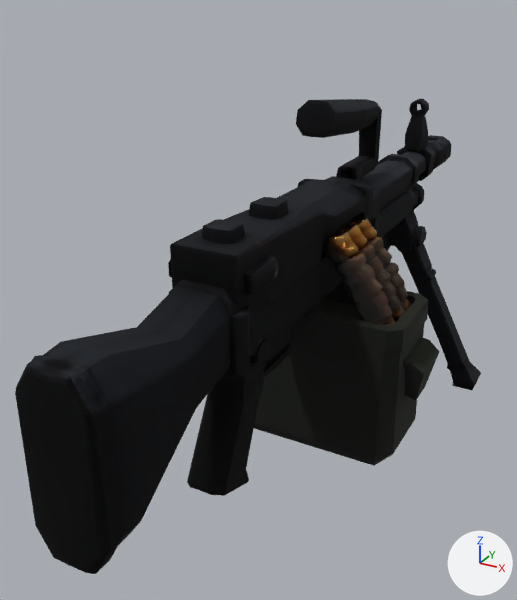
The glTF model addons/arena_weapons/assets/models/lmg.glb: old version first, new version second.
One viewpoint serves both versions: a 50 mm camera at (0.369, -0.599, 0.481) aimed at (-0.074, 0.206, 0.078). Arrows for +X, +Y and +Z are at lower right; the lights stay in place. The older version comes first. Where no turn or scale is listed for an object, it has been applied to the vertices.

Names of what the first picture shows: 'geometry_0'.
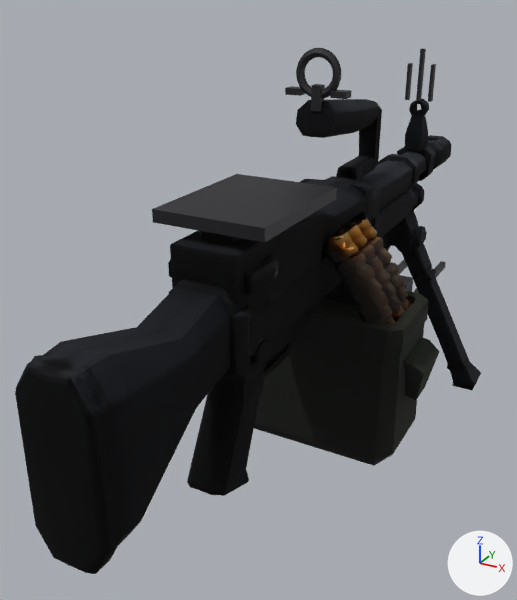
Pixel boxes (x1, y1, x2, y2) of what changed, in the pictures (517 x 600 px):
'feed_cover', added
    after: (152, 174, 337, 242)
'rear_ring', added
    after: (296, 48, 341, 99)
'rear_stem', added
    after: (311, 84, 325, 111)
'front_post', added
    after: (416, 48, 426, 101)
'front_ear1', added
    after: (428, 64, 436, 102)
'front_ear-1', added
    after: (405, 63, 413, 100)
'rear_wing1', added
    after: (330, 90, 351, 99)
'rear_wing-1', added
    after: (285, 86, 305, 96)
'bipod_mount', added
    after: (400, 275, 413, 292)
'bipod_leg1', added
    after: (414, 261, 446, 293)
'bipod_leg-1', added (mostly hidden)
    after: (398, 259, 407, 274)

The change in detail:
Material 'sight_metal' (mat_sight_metal) is new.
Its base color is (0.03, 0.03, 0.035) (dark grey #303035).
Its metallic is 0.6.
Mesh me_cube_009 is new.
It is a box spanning x -0.065..0.065, y -0.085..0.085, z -0.007..0.007.
It uses material mat_sight_metal (dark grey #303035).
Mesh me_cube_008 is new.
It is a box spanning x -0.005..0.005, y -0.095..0.095, z -0.006..0.006.
It uses material mat_sight_metal (dark grey #303035).
Mesh me_cube_006 is new.
It is a box spanning x -0.025..0.025, y -0.02..0.02, z -0.015..0.015.
It uses material mat_sight_metal (dark grey #303035).
Mesh me_cube_005 is new.
It is a box spanning x -0.0025..0.0025, y -0.006..0.006, z -0.03..0.03.
It uses material mat_sight_metal (dark grey #303035).
Mesh me_cube_003 is new.
It is a box spanning x -0.003..0.003, y -0.005..0.005, z -0.042..0.042.
It uses material mat_sight_metal (dark grey #303035).
Mesh me_cube_002 is new.
It is a box spanning x -0.01..0.01, y -0.008..0.008, z -0.004..0.004.
It uses material mat_sight_metal (dark grey #303035).
Mesh me_cube is new.
It is a box spanning x -0.006..0.006, y -0.006..0.006, z -0.015..0.015.
It uses material mat_sight_metal (dark grey #303035).
Mesh me_torus is new.
It is a torus around y (ring radius 0.024, tube radius 0.0055) spanning x -0.0295..0.0295, y -0.0055..0.0055, z -0.0295..0.0295.
It uses material mat_sight_metal (dark grey #303035).
Object 'feed_cover' (ob_feed_cover) is new; it shows me_cube_009.
Its location is (0.0, 0.05, 0.266).
Object 'bipod_leg1' (ob_bipod_leg1) is new; it shows me_cube_008.
Its location is (0.035, 0.7, -0.045).
Object 'bipod_leg-1' (ob_bipod_leg_1) is new; it shows a copy of me_cube_008.
Its location is (-0.035, 0.7, -0.045).
Object 'bipod_mount' (ob_bipod_mount) is new; it shows me_cube_006.
Its location is (0.0, 0.6, -0.03).
Object 'front_ear1' (ob_front_ear1) is new; it shows me_cube_005.
Its location is (0.02, 0.64, 0.33).
Object 'front_ear-1' (ob_front_ear_1) is new; it shows a copy of me_cube_005.
Its location is (-0.02, 0.64, 0.33).
Object 'front_post' (ob_front_post) is new; it shows me_cube_003.
Its location is (0.0, 0.64, 0.342).
Object 'rear_wing1' (ob_rear_wing1) is new; it shows me_cube_002.
Its location is (0.03, 0.22, 0.362).
Object 'rear_wing-1' (ob_rear_wing_1) is new; it shows a copy of me_cube_002.
Its location is (-0.03, 0.22, 0.362).
Object 'rear_stem' (ob_rear_stem) is new; it shows me_cube.
Its location is (0.0, 0.22, 0.356).
Object 'rear_ring' (ob_rear_ring) is new; it shows me_torus.
Its location is (0.0, 0.22, 0.384).
